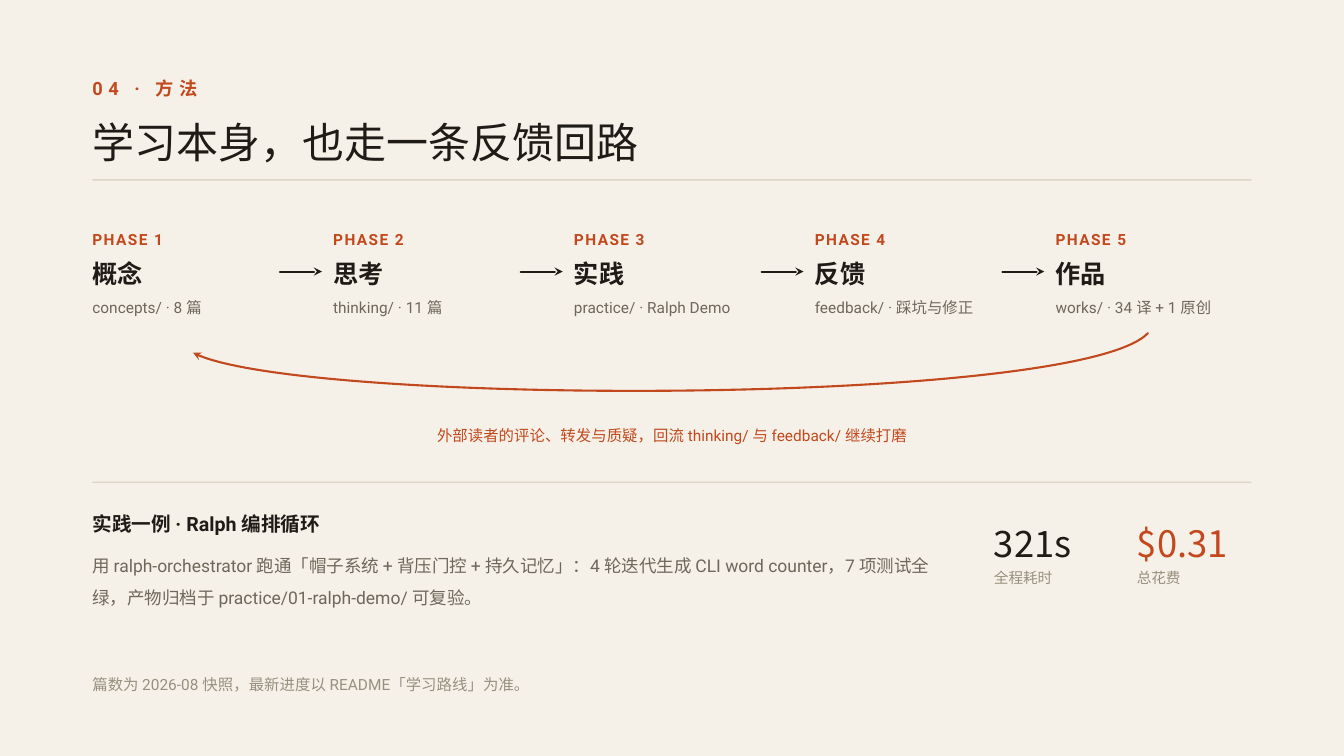
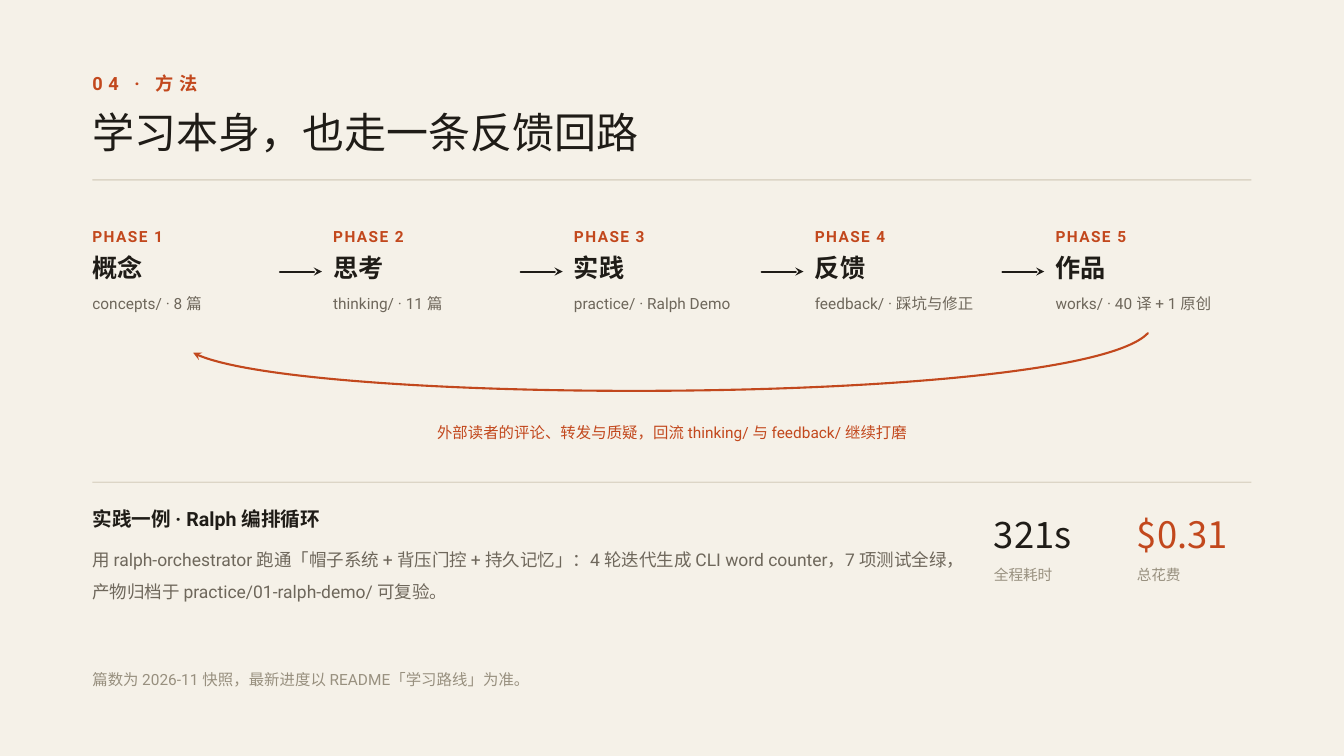
Before and after one commit to deusyu/harness-engineering, a slide deck: slide 5 of works/harness-engineering-intro-deck/deck/deck.pptx. Drawn at 1344x756 pixels with LibreOffice and Linux fonts; fonts in the diff are those of the drawing. Boxes give left, top, right and bottom in pixels: in the first picture for what was removed or moved away, otherwise in the second. Text is boxed around its words. In the diff, an @@ line names an element or a change of style, - is before the commit and + after.

```diff
--- a/works/harness-engineering-intro-deck/deck/deck.pptx
+++ b/works/harness-engineering-intro-deck/deck/deck.pptx
@@ text "04 · 方法" at (92, 74, 198, 92): line spacing 1.2 to 15.6pt @@
@@ text "学习本身，也走一条反馈回路" at (92, 112, 638, 153): line spacing 1.2 to 36pt @@
@@ line spacing 1.2 to 21.6pt in 5 elements at (92, 255, 142, 280), (333, 255, 383, 280), (574, 255, 624, 279), (815, 255, 865, 280), (1056, 256, 1106, 280) @@
@@ text at (1056, 296, 1211, 310): text changed @@
-works/ · 34 译 + 1 原创
+works/ · 40 译 + 1 原创
@@ line spacing 1.2 to 13.2pt in 10 elements at (154, 231, 163, 242), (92, 296, 201, 312), (395, 231, 404, 242), (333, 296, 442, 312), (636, 231, 645, 242), (574, 297, 731, 312), (876, 231, 885, 242), (815, 296, 973, 310), (1117, 231, 1126, 242), (437, 425, 907, 441) @@
@@ text "实践一例 · Ralph 编排循环" at (92, 509, 320, 530): line spacing 1.2 to 16.8pt @@
@@ text "321s" at (994, 521, 1072, 549): line spacing 1.2 to 31.2pt @@
@@ text "$0.31" at (1137, 517, 1228, 553): line spacing 1.2 to 31.2pt @@
@@ text at (92, 551, 964, 602): text changed @@
-用 ralph-orchestrator 跑通「帽子系统 + 背压门控 + 持久记忆」：4 轮迭代生成 CLI word counter，7 项测试全绿，产物归档于 practice/01-ralph-demo/ 可复验。
+用 ralph-orchestrator 跑通「帽子系统 + 背压门控 + 持久记忆」：4 轮迭代生成 CLI word counter，7 项测试全绿，
+产物归档于 practice/01-ralph-demo/ 可复验。
@@ text "全程耗时" at (994, 568, 1052, 581): line spacing 1.2 to 12.6pt @@
@@ text "总花费" at (1137, 568, 1181, 581): line spacing 1.2 to 12.6pt @@
@@ text at (92, 672, 530, 686): text changed @@
-篇数为 2026-08 快照，最新进度以 README「学习路线」为准。
+篇数为 2026-11 快照，最新进度以 README「学习路线」为准。
```
Also in this commit, not shown: 9 other slides changed, 18 other files.
